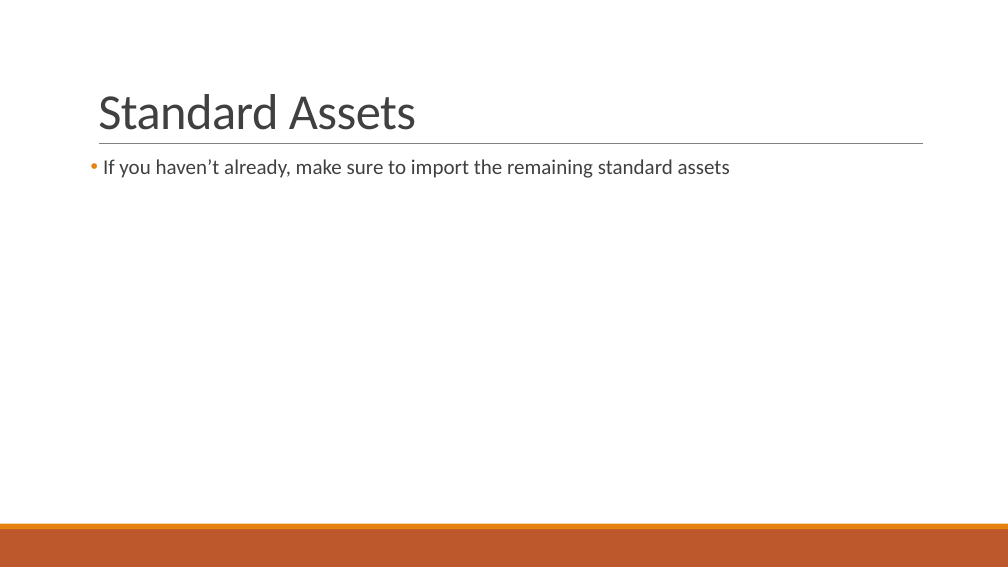
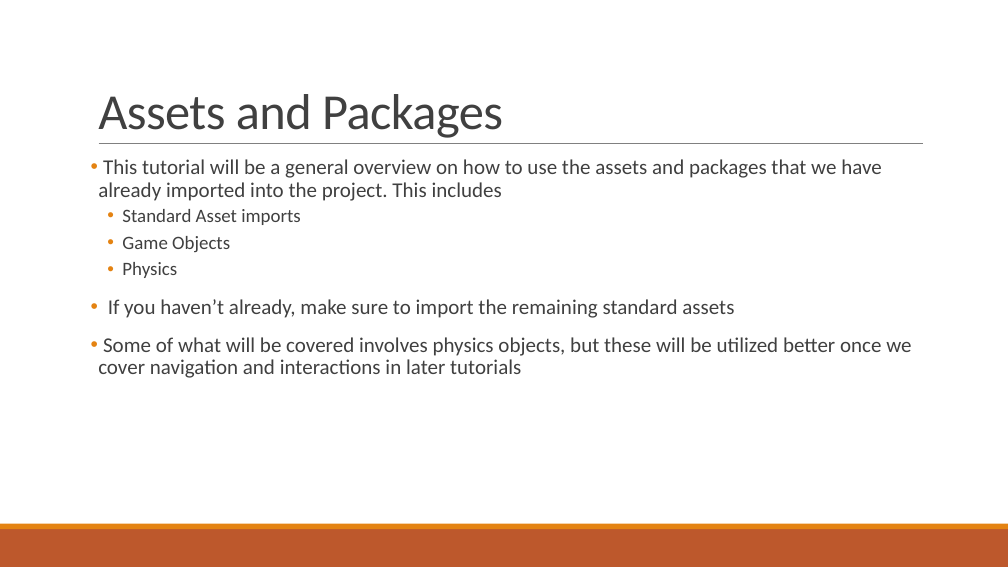
Before and after one commit to ddiLab/VR-Tutorial, a slide deck: slide 2 of Intro to VR 3 - Import Models.pptx. Drawn at 1008x567 pixels with LibreOffice and Linux fonts; fonts in the diff are those of the drawing. Boxes give left, top, right and bottom in pixels: in the first picture for what was removed or moved away, otherwise in the second. Text is boxed around its words. In the diff, an @@ line names an element or a change of style, - is before the commit and + after.

Commit message:
Updating projects to current Unity Version. Updated PPts

```diff
--- a/Intro to VR 3 - Import Models.pptx
+++ b/Intro to VR 3 - Import Models.pptx
@@ title at (98,94,503,138): text changed @@
-Standard Assets
+Assets and Packages
@@ text at (98,159,882,278): paragraphs added @@
+• This tutorial will be a general overview on how to use the assets and packages that we have already imported into the project. This includes
+  • Standard Asset imports
+  • Game Objects
+  • Physics
@@ text at (98,337,911,378): paragraph added @@
+• Some of what will be covered involves physics objects, but these will be utilized better once we cover navigation and interactions in later tutorials
```
Also in this commit, not shown: 1 slide added, 9 other files.
